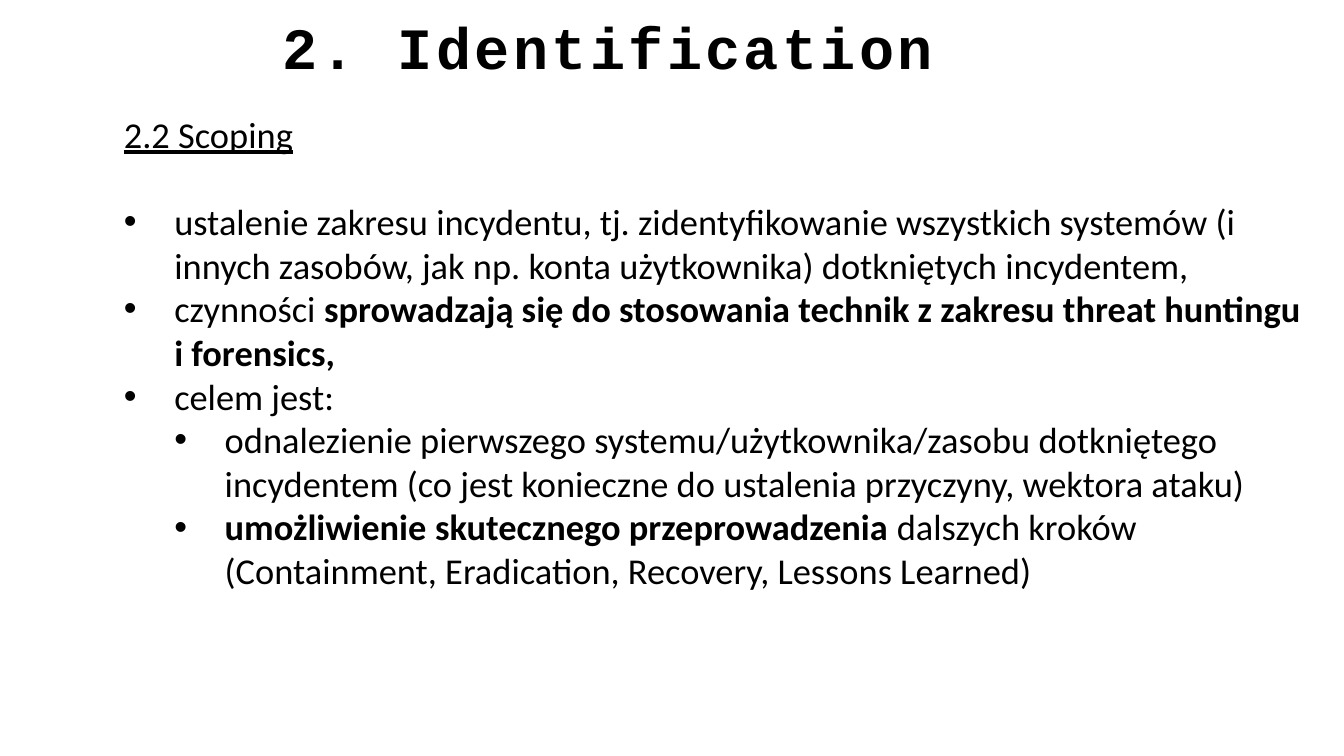
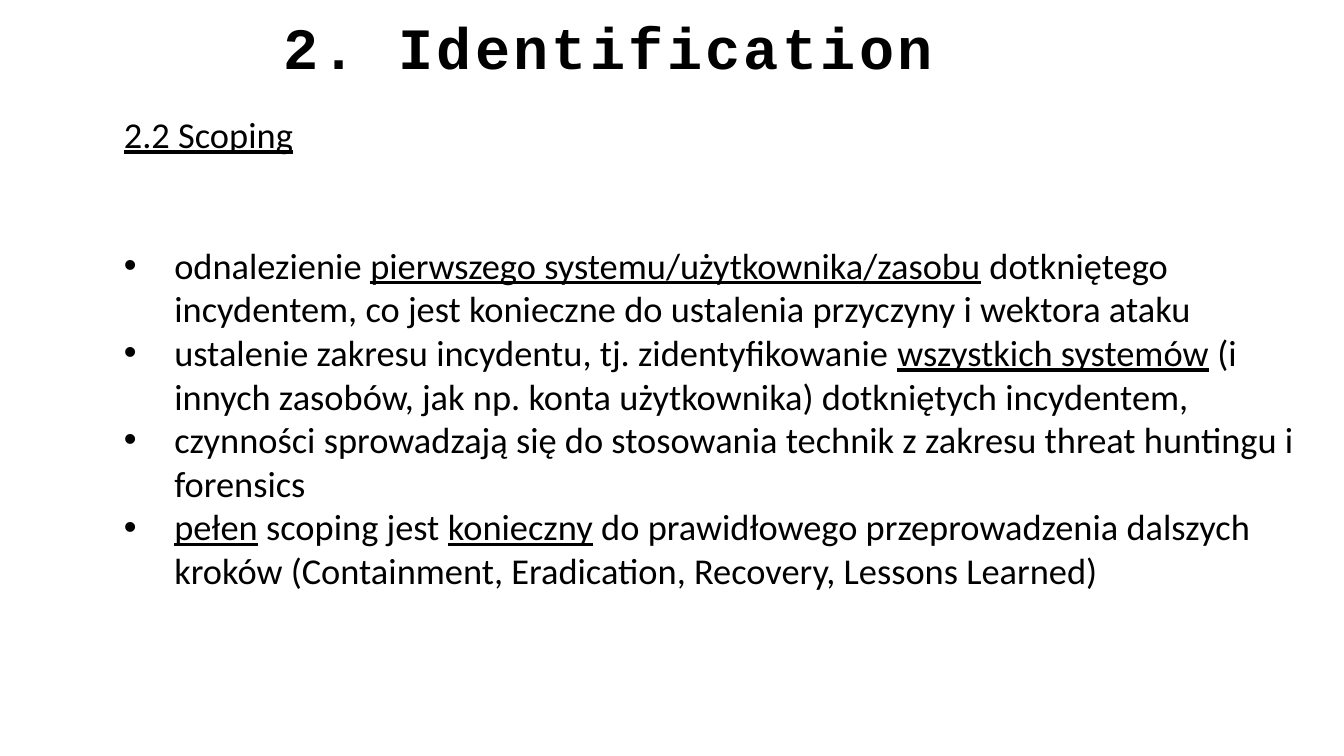
Before and after one commit to ewilded/DFIR, a slide deck: slide 13 of 6_Reagowanie_na_incydenty.pptx. Drawn at 1344x756 pixels with LibreOffice and Linux fonts; fonts in the diff are those of the drawing. Boxes give left, top, right and bottom in pixels: in the first picture for what was removed or moved away, otherwise in the second. Text is boxed around its words. In the diff, an @@ line names an element or a change of style, - is before the commit and + after.

```diff
--- a/6_Reagowanie_na_incydenty.pptx
+++ b/6_Reagowanie_na_incydenty.pptx
@@ text at box(174, 253, 1191, 329): paragraph added @@
+• odnalezienie pierwszego systemu/użytkownika/zasobu dotkniętego incydentem, co jest konieczne do ustalenia przyczyny i wektora ataku
@@ text at box(174, 339, 1236, 417): underline on in "wszystkich systemów" @@
@@ text at box(174, 427, 1293, 590): text changed @@
-• czynności sprowadzają się do stosowania technik z zakresu threat huntingu i forensics,
-• celem jest:
-  • odnalezienie pierwszego systemu/użytkownika/zasobu dotkniętego incydentem (co jest konieczne do ustalenia przyczyny, wektora ataku)
-  • umożliwienie skutecznego przeprowadzenia dalszych kroków (Containment, Eradication, Recovery, Lessons Learned)
+• czynności sprowadzają się do stosowania technik z zakresu threat huntingu i forensics
+• pełen scoping jest konieczny do prawidłowego przeprowadzenia dalszych kroków (Containment, Eradication, Recovery, Lessons Learned)
```
Also in this commit, not shown: 43 other slides changed, 2 other files.
